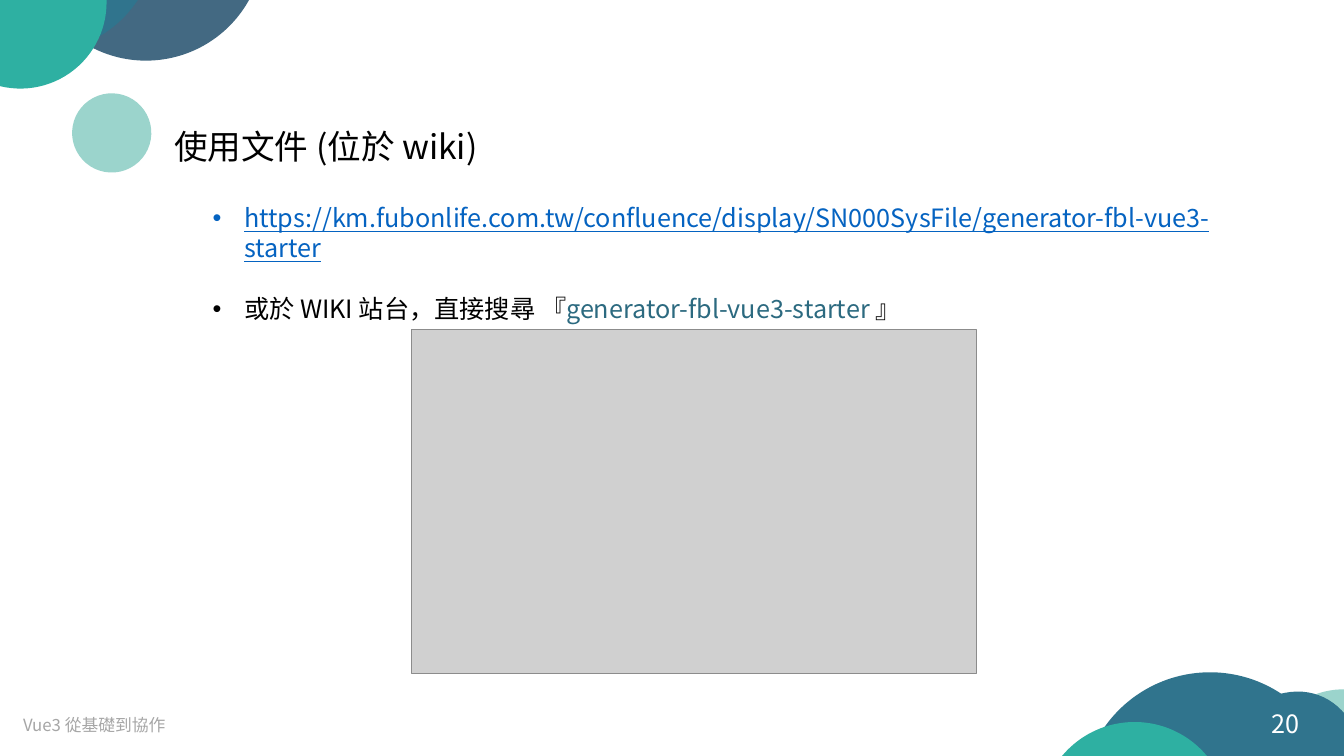
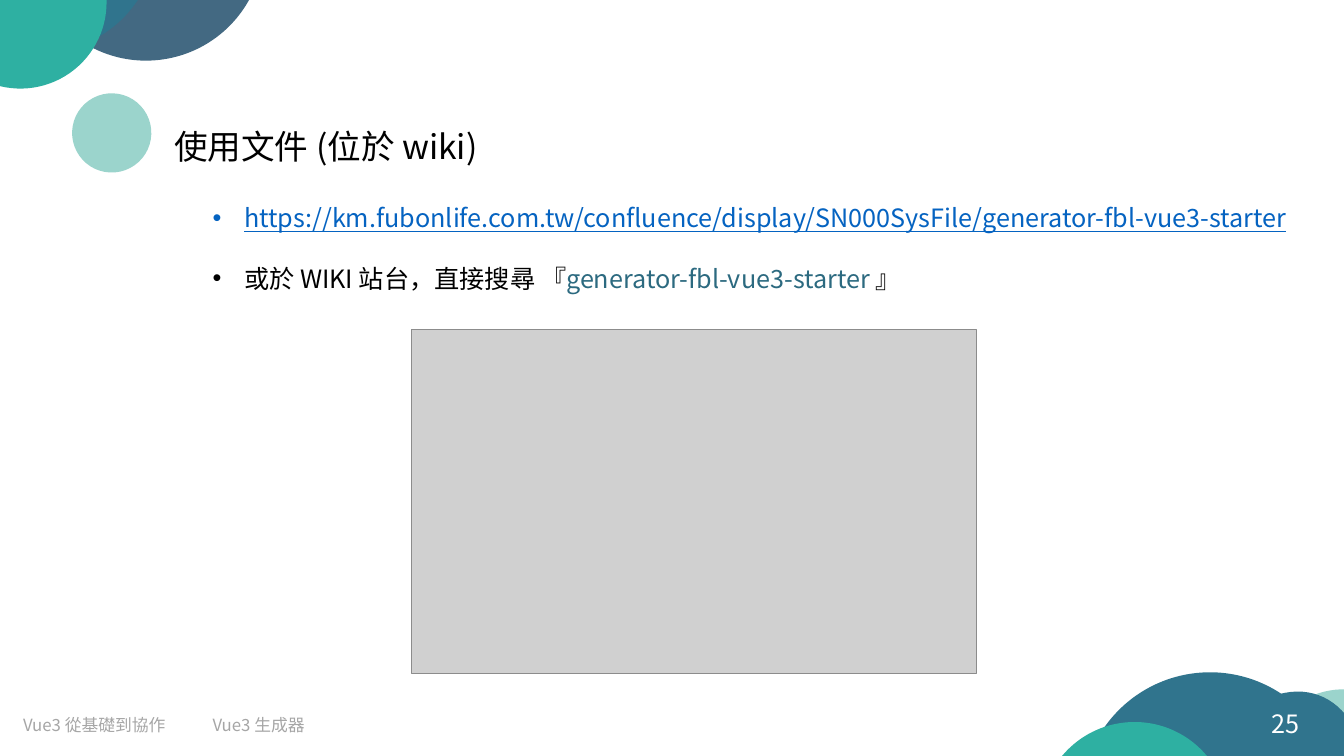
Before and after one commit to arx827/myDrive, a slide deck: slide 25 of Vue.js 從基礎到協作.pptx (slide 20 before the commit). Drawn at 1344x756 pixels with LibreOffice and Linux fonts; fonts in the diff are those of the drawing; grey boxes stand for pictures. Boxes give left, top, right and bottom in pixels: in the first picture for what was removed or moved away, otherwise in the second. Text is boxed around its words. In the diff, an @@ line names an element or a change of style, - is before the commit and + after.

```diff
--- a/Vue.js 從基礎到協作.pptx
+++ b/Vue.js 從基礎到協作.pptx
@@ text "https://km.fubonlife.com.tw/confluence/display/SN000SysFile/ ..." rewrapped from (x1=244, y1=206, x2=1209, y2=324) to (x1=244, y1=206, x2=1286, y2=294) @@
@@ text added at (x1=213, y1=717, x2=304, y2=732), 12 pt, text #A6A6A6 @@
+Vue3 生成器
@@ page number at (x1=1272, y1=714, x2=1300, y2=734): text changed @@
-20
+25
```
Also in this commit, not shown: 27 other slides changed, 5 slides added, 1 other file.
